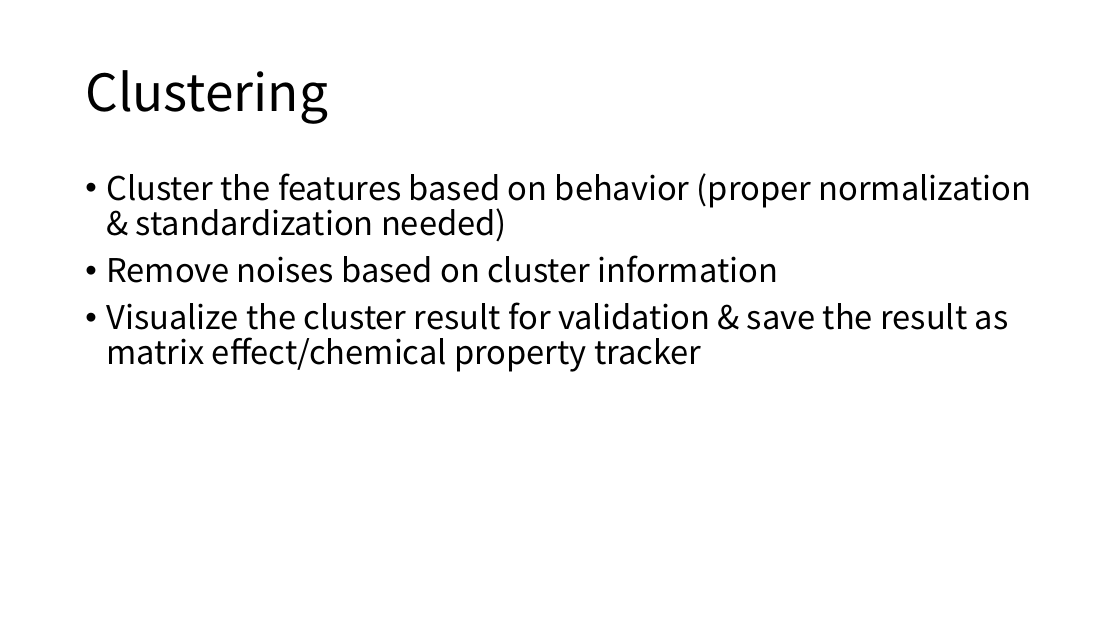
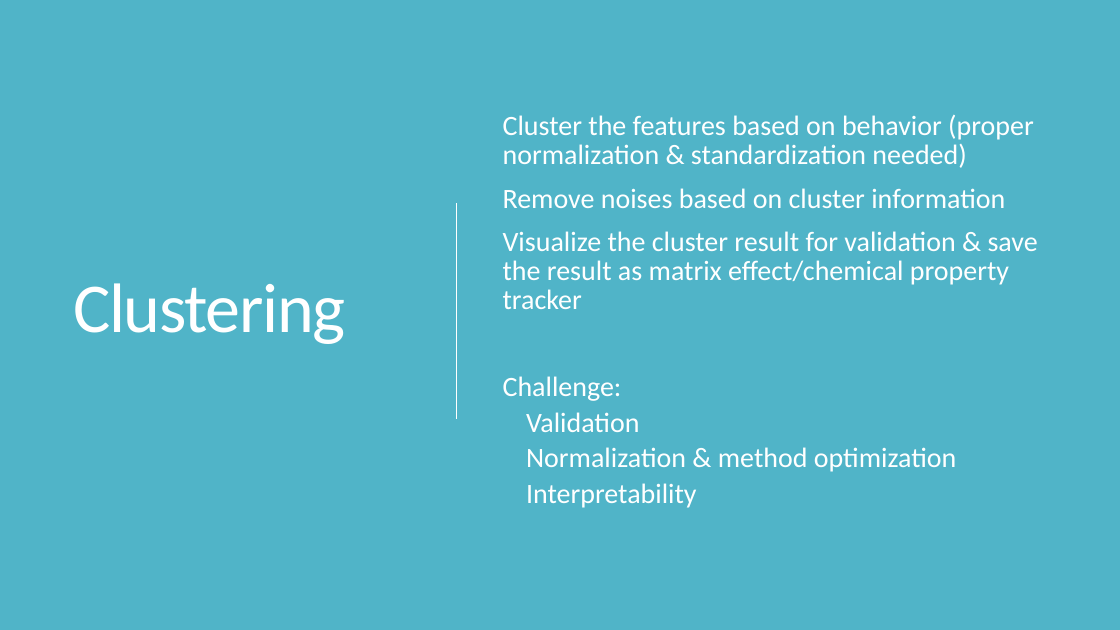
Before and after one commit to XiminHu/mass-suite, a slide deck: slide 4 of doc/20200619 Capstone-Second phase update.pptx. Drawn at 1120x630 pixels with LibreOffice and Linux fonts; fonts in the diff are those of the drawing. Boxes give left, top, right and bottom in pixels: in the first picture for what was removed or moved away, otherwise in the second. Text is boxed around its words. In the diff, an @@ line names an element or a change of style, - is before the commit and + after.

```diff
--- a/doc/20200619 Capstone-Second phase update.pptx
+++ b/doc/20200619 Capstone-Second phase update.pptx
@@ background #FFFFFF to #000000 @@
@@ rectangle added at [0, 0, 1120, 630], fill #50B4C8 @@
@@ title "Clustering": place and size @@
-title "Clustering" at [85, 70, 328, 124]
+title "Clustering" at [73, 283, 345, 344]
@@ title "Clustering" at [73, 283, 345, 344]: size 44 to 60 pt, font Noto Sans CJK SC to Calibri, text colour #000000 to #FFFFFF, letter spacing 0 to -1.2 pt; line spacing 0.9 to 0.85 @@
@@ text "Cluster the features based on ...": place and size @@
-text "Cluster the features based on ..." at [106, 173, 1032, 372]
+text "Cluster the features based on ..." at [503, 115, 1038, 508]
@@ text "Cluster the features based on ..." at [503, 115, 1038, 508]: vertical alignment top to middle @@
@@ text at [503, 115, 1038, 309]: size 28 to 24 pt, font Noto Sans CJK SC to Calibri, text colour #000000 to #FFFFFF in "Cluster the features based on behavior (proper ...", "Remove noises based on cluster information", "Visualize the cluster result for validation & ..."; bullet • to  ; line spacing 0.9 to 0.85; more space between paragraphs @@
@@ line added from (457, 203) to (457, 419), #FFFFFF 0.75 pt @@
@@ text at [503, 376, 957, 508]: paragraphs added @@
+  Challenge:
+    Validation
+    Normalization & method optimization
+    Interpretability
```
Also in this commit, not shown: 9 other slides changed, 9 slides added, 10 slides removed, 6 other files.
